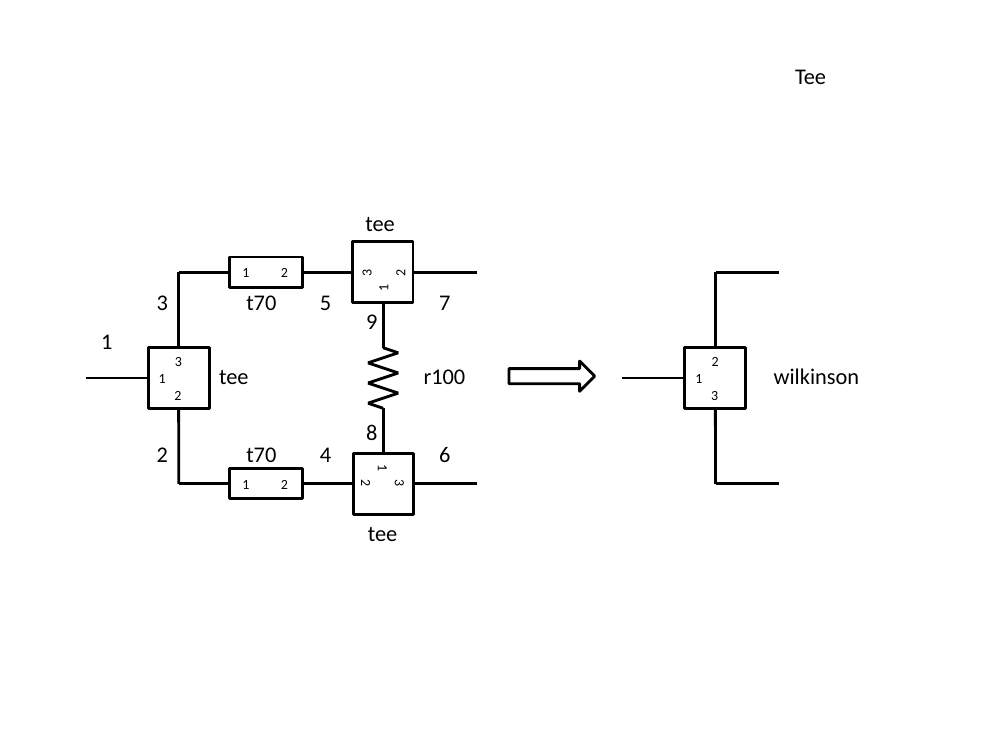
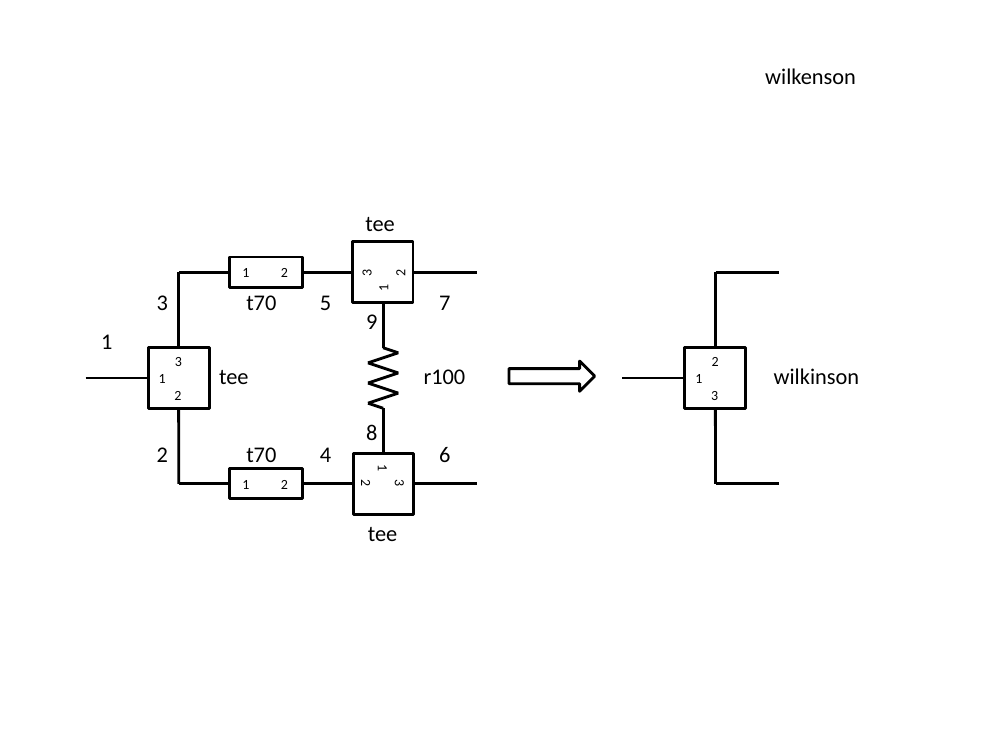
Before and after one commit to JerryWiltz/nP, a slide deck: slide 1 of ReadmeFigures/readmeFigures.pptm (slide 2 before the commit). Drawn at 1008x756 pixels with LibreOffice and Linux fonts; fonts in the diff are those of the drawing. Boxes give left, top, right and bottom in pixels: in the first picture for what was removed or moved away, otherwise in the second. Text is boxed around its words. In the diff, an @@ line names an element or a change of style, - is before the commit and + after.

```diff
--- a/ReadmeFigures/readmeFigures.pptm
+++ b/ReadmeFigures/readmeFigures.pptm
@@ title at (x1=765, y1=68, x2=856, y2=84): text changed @@
-Tee
+wilkenson
```
Also in this commit, not shown: 1 slide added, 1 slide removed, 2 other files.
